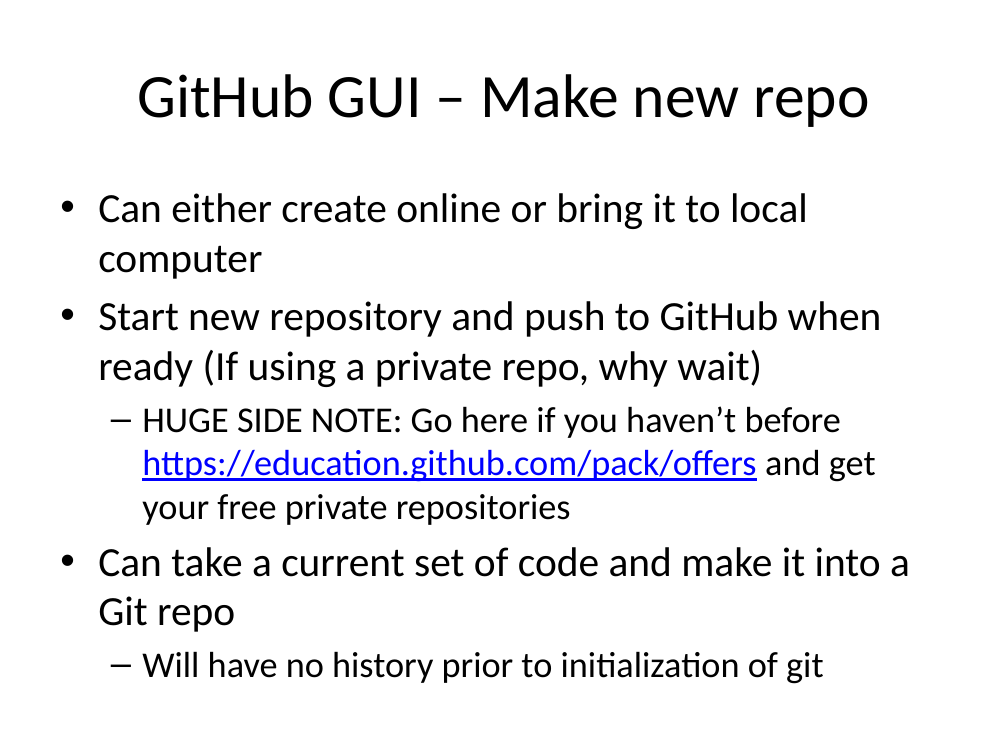
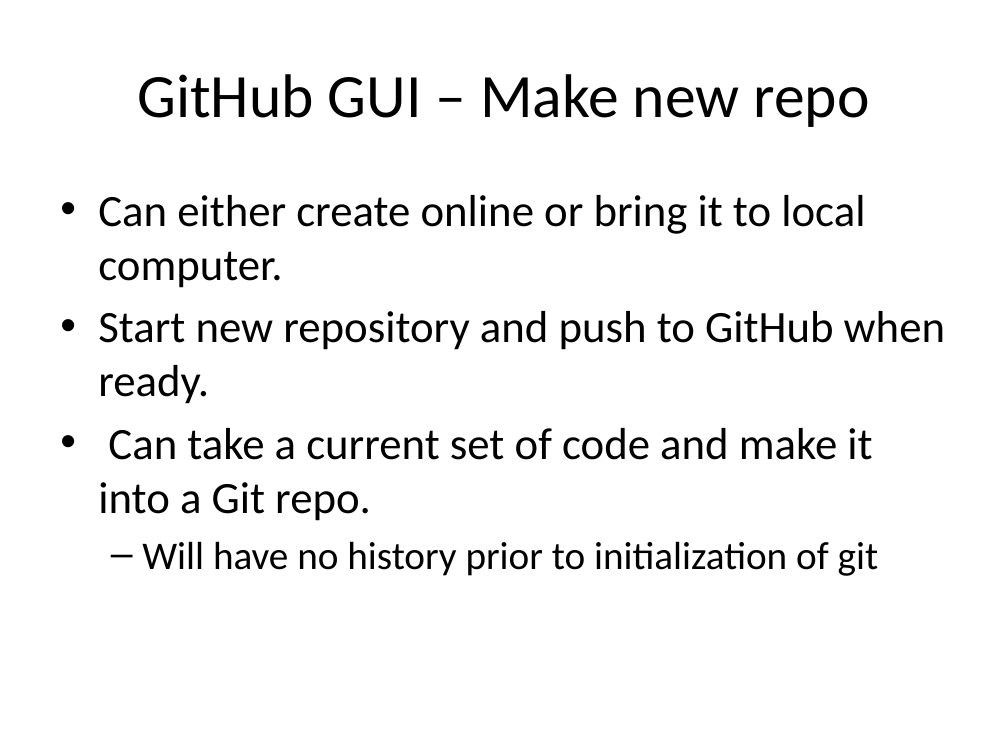
Before and after one commit to uwmadisonieee/Tutorials, a slide deck: slide 30 of Git and Github/Git and using GitHub.pptx (slide 28 before the commit). Drawn at 1008x756 pixels with LibreOffice and Linux fonts; fonts in the diff are those of the drawing. Boxes give left, top, right and bottom in pixels: in the first picture for what was removed or moved away, otherwise in the second. Text is boxed around its words. In the diff, an @@ line names an element or a change of style, - is before the commit and + after.

Commit message:
updated Git pptx and pdf

```diff
--- a/Git and Github/Git and using GitHub.pptx
+++ b/Git and Github/Git and using GitHub.pptx
@@ text at (98, 195, 945, 521): text changed; size 29.6 to 32 pt @@
-• Can either create online or bring it to local computer
-• Start new repository and push to GitHub when ready (If using a private repo, why wait)
-  – HUGE SIDE NOTE: Go here if you haven’t before https://education.github.com/pack/offers and get your free private repositories
-• Can take a current set of code and make it into a Git repo
+• Can either create online or bring it to local computer.
+• Start new repository and push to GitHub when ready.
+• Can take a current set of code and make it into a Git repo.
@@ text at (142, 541, 879, 576): size 25.9 to 28 pt in "Will have no history prior to initialization ..." @@
```
Also in this commit, not shown: 8 other slides changed, 4 slides added, 11 slides removed, 1 other file.
